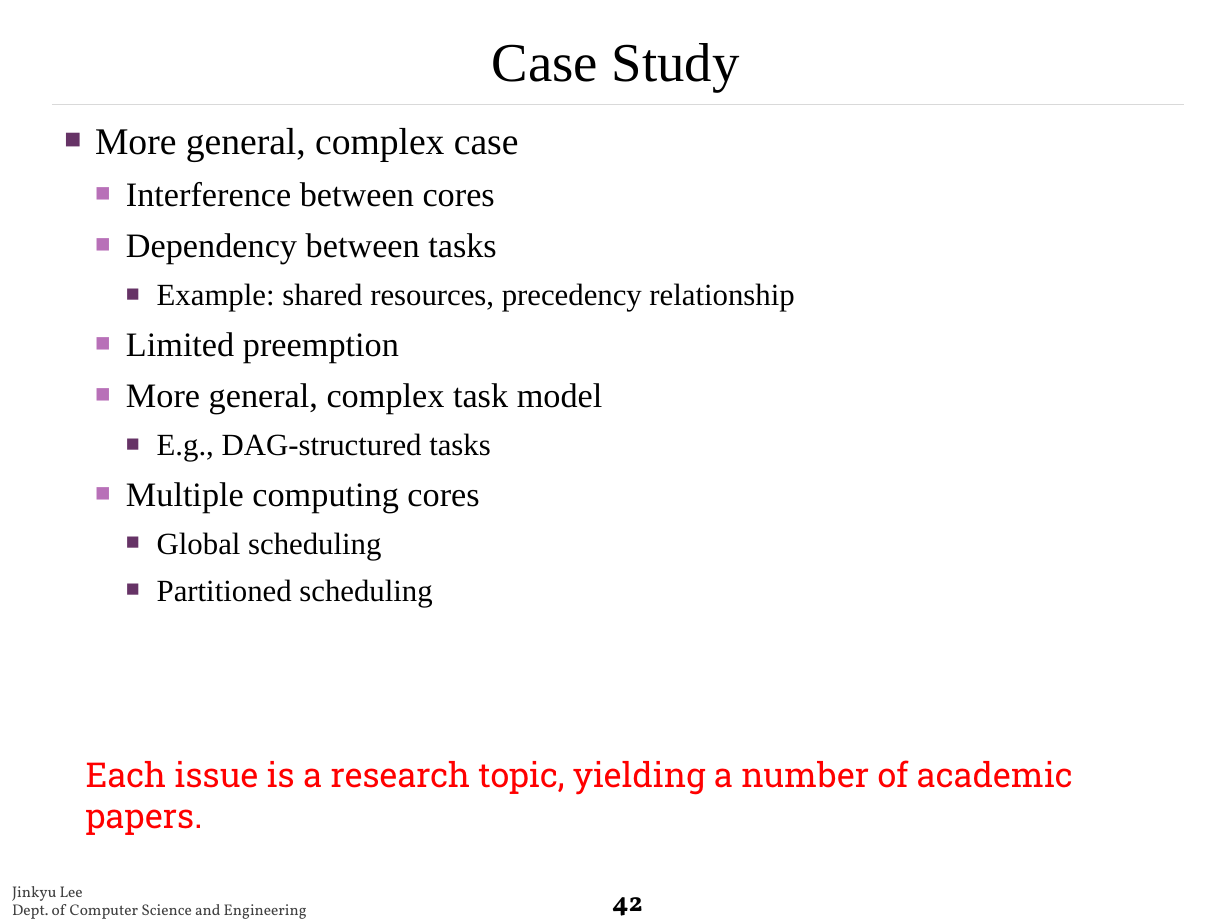
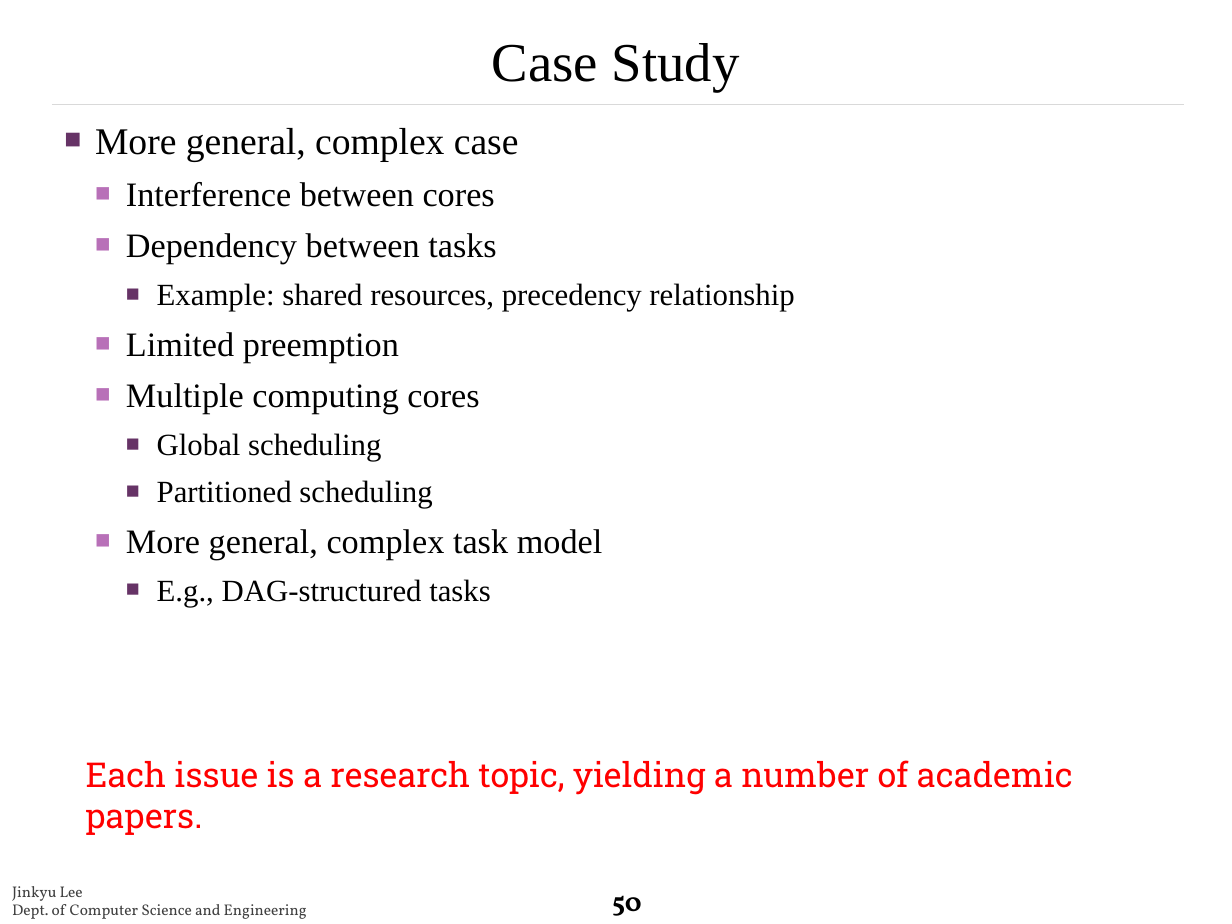
Before and after one commit to rtclskku/website, a slide deck: slide 50 of papers/2.pptx (slide 42 before the commit). Drawn at 1232x924 pixels with LibreOffice and Linux fonts; fonts in the diff are those of the drawing; background and template pictures are left out. Boxes give left, top, right and bottom in pixels: in the first picture for what was removed or moved away, otherwise in the second. Text is boxed around its words. In the diff, an @@ line names an element or a change of style, - is before the commit and + after.

```diff
--- a/papers/2.pptx
+++ b/papers/2.pptx
@@ text at [126, 383, 603, 461]: paragraphs removed @@
-  ■ More general, complex task model
-    ■ E.g., DAG-structured tasks
@@ text at [126, 529, 603, 607]: paragraphs added @@
+  ■ More general, complex task model
+    ■ E.g., DAG-structured tasks
@@ page number at [612, 895, 642, 916]: text changed @@
-42
+50
```
Also in this commit, not shown: 8 other slides changed, 12 slides added.
